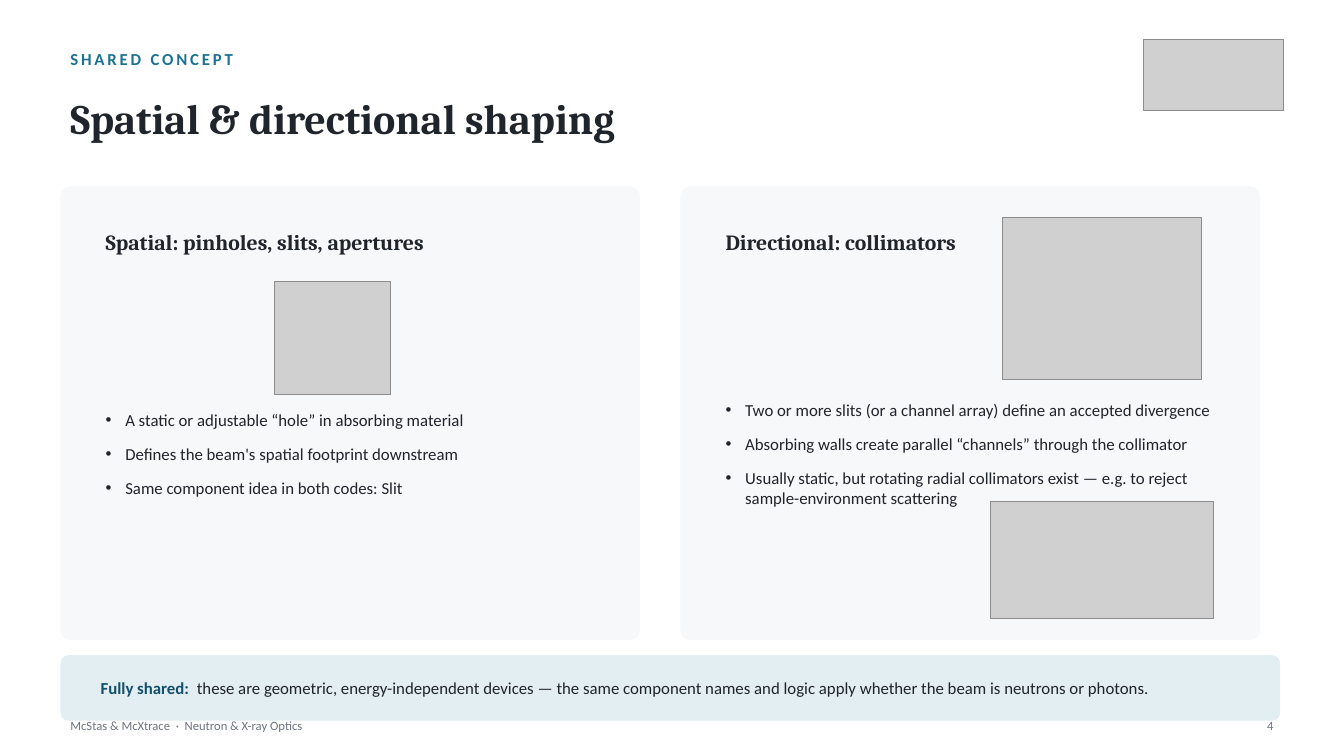
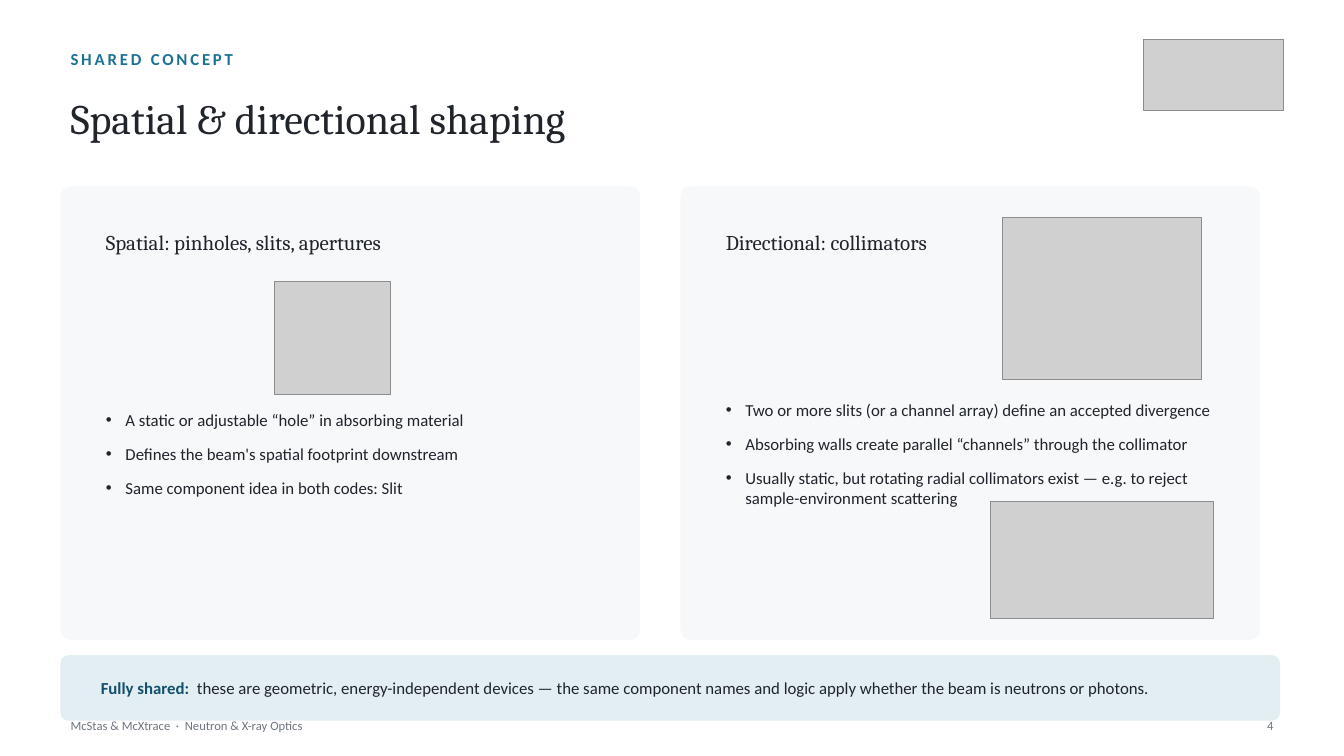
Before and after one commit to mccode-dev/PaNRAID, a slide deck: slide 4 of 22_September_Tuesday/03_morning_sources_detectors/Optics/McStas_McXtrace_Optics.pptx. Drawn at 1344x756 pixels with LibreOffice and Linux fonts; fonts in the diff are those of the drawing; grey boxes stand for pictures. Boxes give left, top, right and bottom in pixels: in the first picture for what was removed or moved away, otherwise in the second. Text is boxed around its words. In the diff, an @@ line names an element or a change of style, - is before the commit and + after.

```diff
--- a/22_September_Tuesday/03_morning_sources_detectors/Optics/McStas_McXtrace_Optics.pptx
+++ b/22_September_Tuesday/03_morning_sources_detectors/Optics/McStas_McXtrace_Optics.pptx
@@ text "Spatial & directional shaping" at [71,105,566,144]: bold off @@
@@ text "Spatial: pinholes, slits, apertures" at [106,235,381,255]: size 15.5 to 15 pt, bold off @@
@@ text "Directional: collimators" at [726,235,927,250]: size 15.5 to 15 pt, bold off @@
```
Also in this commit, not shown: 16 other slides changed, 1 other file.
